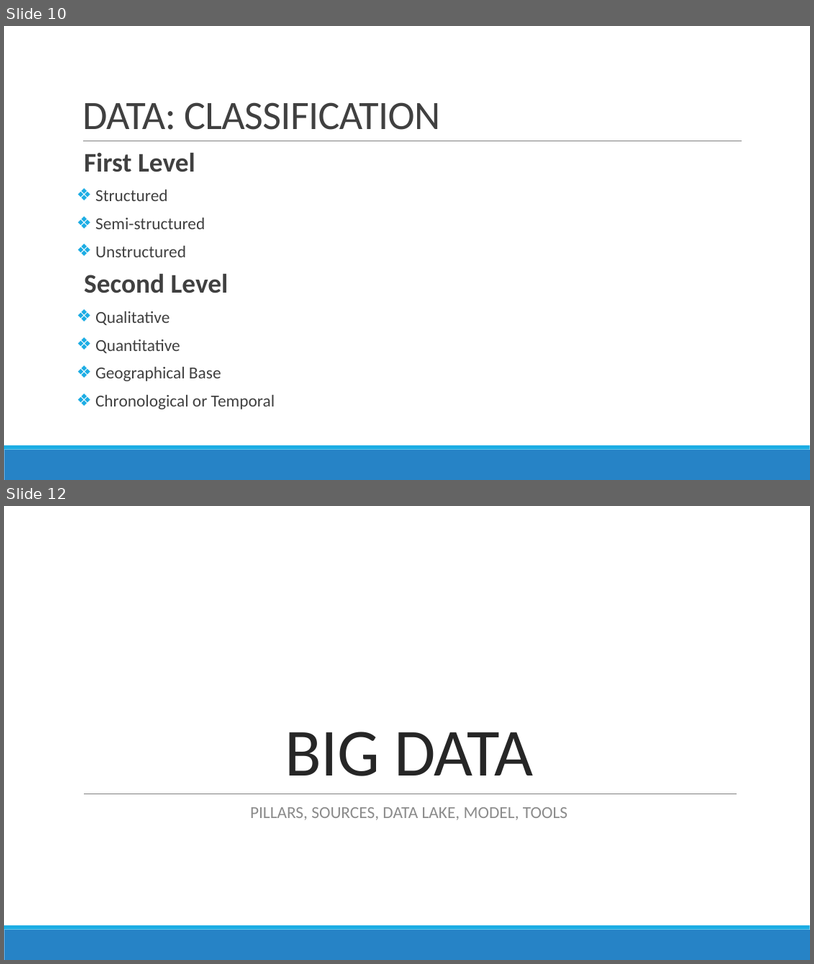
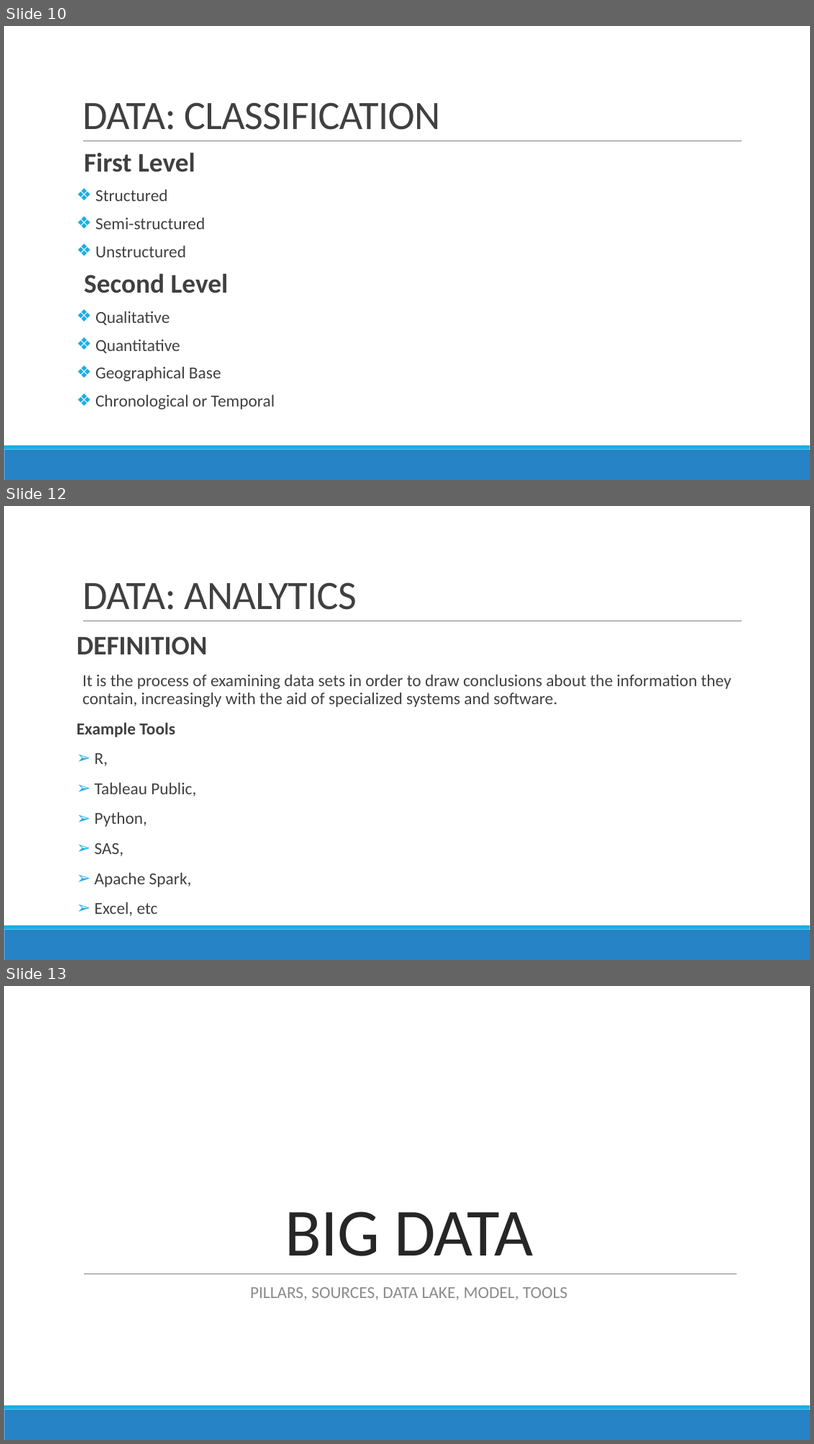
Before and after one commit to DistributedSystems-Fall2018-NEDUET/project-dist_sys, a slide deck: Project Interim Submission/Generic DS Framework.pptx. Shown one above the other, each under a label of ours: slides 10 and 12 before the commit, slides 10, 12 and 13 after it; the slides between them are not shown. The pictures are 814x964 and 814x1444 pixels, drawn with LibreOffice and Linux fonts; fonts in the diff are those of the drawing. Boxes give left, top, right and bottom in pixels: in the first picture for what was removed or moved away, otherwise in the second. Text is boxed around its words. In the diff, an @@ line names an element or a change of style, - is before the commit and + after.

Commit message:
added: data analytics slide
Added Data analytics slides

```diff
--- a/Project Interim Submission/Generic DS Framework.pptx
+++ b/Project Interim Submission/Generic DS Framework.pptx
@@ slide 12 added at (4, 506, 810, 960), background #FFFFFF; not listed: 3 template elements that a slide beside it also shows @@
@@ title added at (82, 582, 356, 610), 48 pt, text #404040 @@
+DATA: ANALYTICS
@@ text added at (77, 636, 732, 916), 20 pt, text #404040 @@
+DEFINITION
+  It is the process of examining data sets in order to draw conclusions about the information they contain, increasingly with the aid of specialized systems and software.
+Example Tools
+➢ R,
+➢ Tableau Public,
+➢ Python,
+➢ SAS,
+➢ Apache Spark,
+➢ Excel, etc
@@ what was slide 12 is now slide 13 @@
```
Also in this commit, not shown: 1 slide changed.
